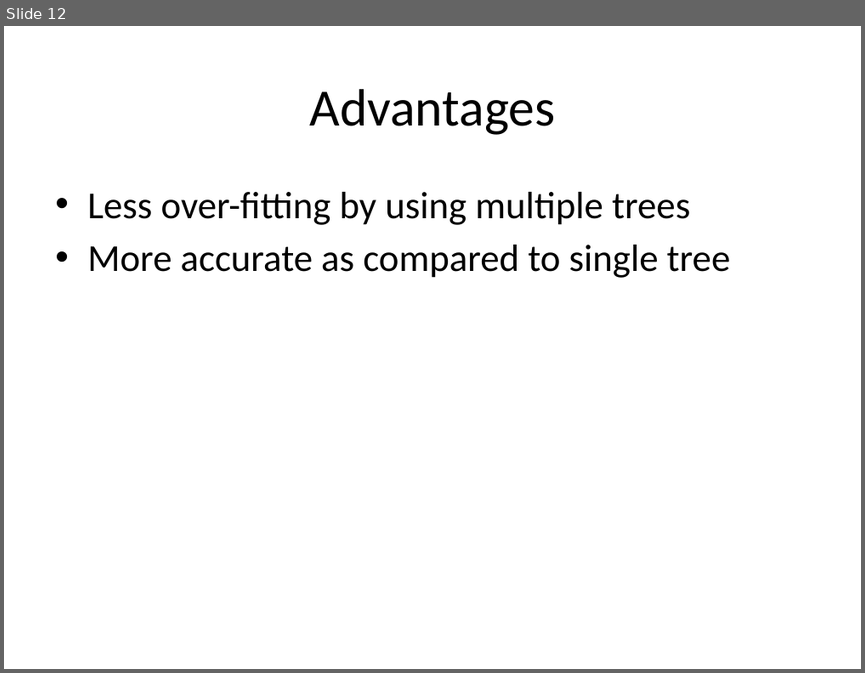
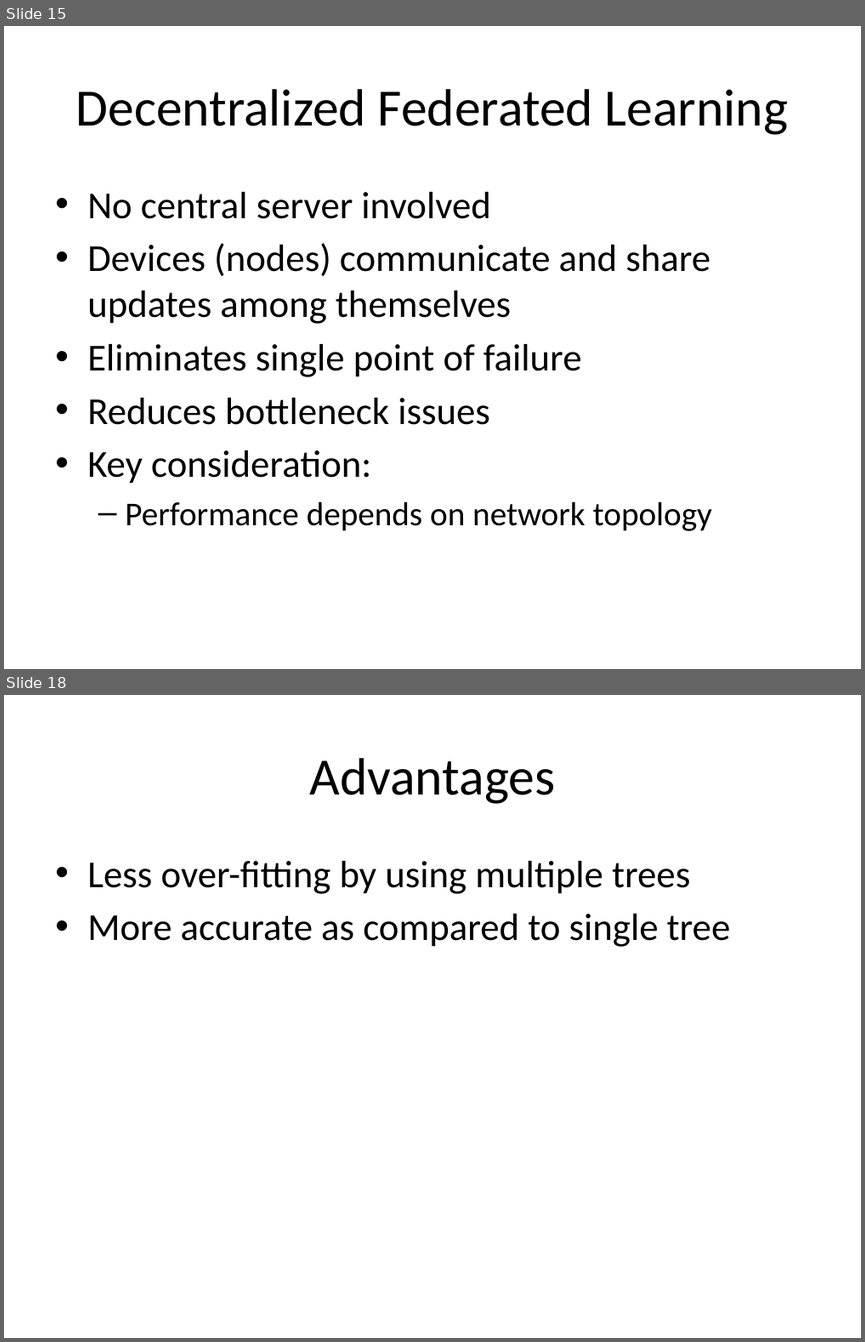
Before and after one commit to look4pritam/FederatedLearning, a slide deck: Presentations/FederatedLearning.pptx. Shown one above the other, each under a label of ours: slide 12 before the commit, slides 15 and 18 after it; the slides between them are not shown. The pictures are 865x673 and 865x1342 pixels, drawn with LibreOffice and Linux fonts; fonts in the diff are those of the drawing. Boxes give left, top, right and bottom in pixels: in the first picture for what was removed or moved away, otherwise in the second. Text is boxed around its words. In the diff, an @@ line names an element or a change of style, - is before the commit and + after.

```diff
--- a/Presentations/FederatedLearning.pptx
+++ b/Presentations/FederatedLearning.pptx
@@ slide 15 added at (x1=4, y1=26, x2=861, y2=669), background #FFFFFF @@
@@ title added at (x1=76, y1=89, x2=788, y2=135), 44 pt, text #000000 @@
+Decentralized Federated Learning
@@ text added at (x1=87, y1=192, x2=712, y2=531), 32 pt, text #000000 @@
+• No central server involved
+• Devices (nodes) communicate and share updates among themselves
+• Eliminates single point of failure
+• Reduces bottleneck issues
+• Key consideration:
+  – Performance depends on network topology
@@ what was slide 12 is now slide 18 @@
```
Also in this commit, not shown: 3 slides changed, 5 other slides added.
